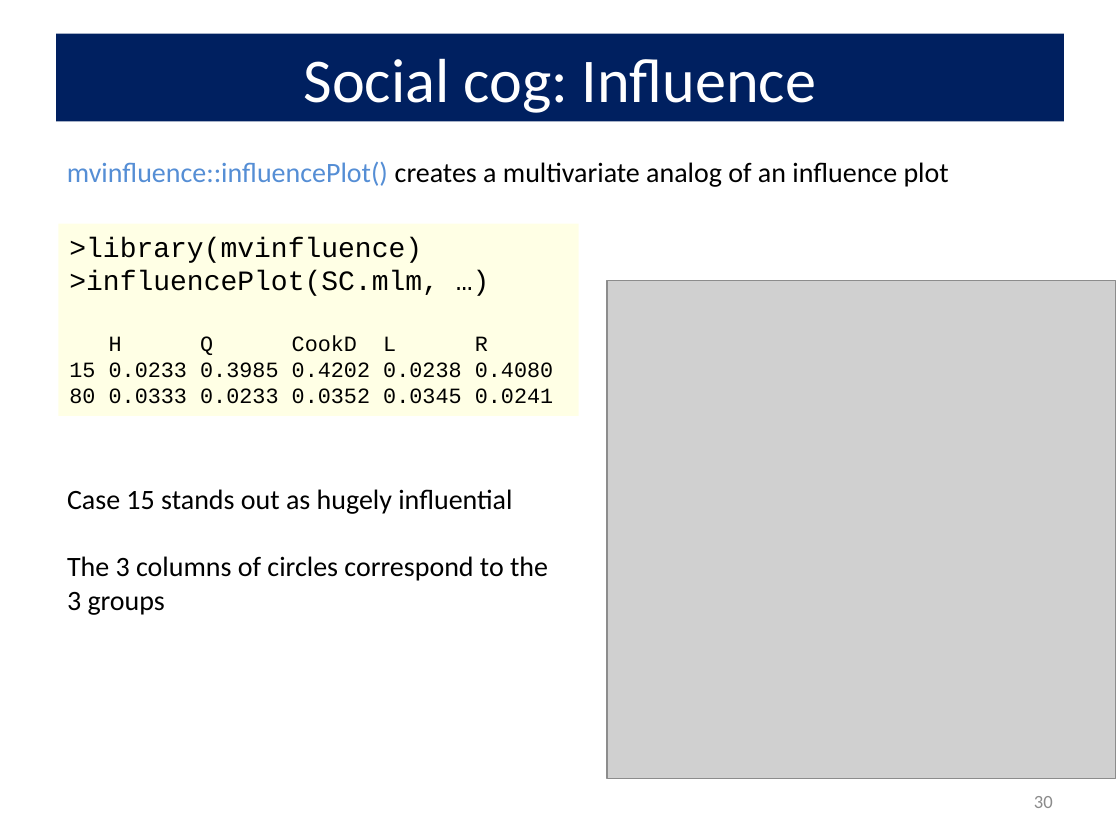
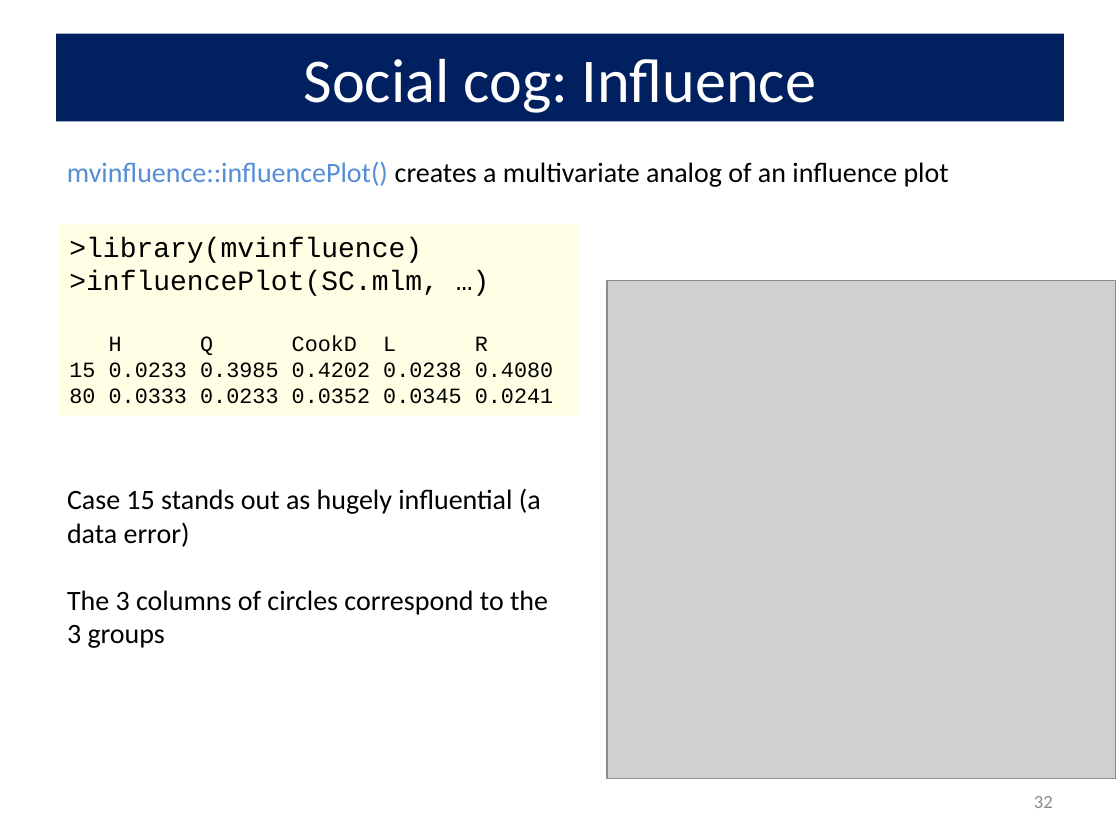
Before and after one commit to friendly/VisMLM-course, a slide deck: slide 32 of lectures/lecture3.pptx (slide 30 before the commit). Drawn at 1120x840 pixels with LibreOffice and Linux fonts; fonts in the diff are those of the drawing; grey boxes stand for pictures. Boxes give left, top, right and bottom in pixels: in the first picture for what was removed or moved away, otherwise in the second. Text is boxed around its words. In the diff, an @@ line names an element or a change of style, - is before the commit and + after.

```diff
--- a/lectures/lecture3.pptx
+++ b/lectures/lecture3.pptx
@@ text at [67, 488, 541, 547]: text changed @@
-Case 15 stands out as hugely influential
+Case 15 stands out as hugely influential (a data error)
@@ page number at [1034, 796, 1053, 808]: text changed @@
-30
+32
```
Also in this commit, not shown: 8 other slides changed, 8 slides added, 51 other files.
